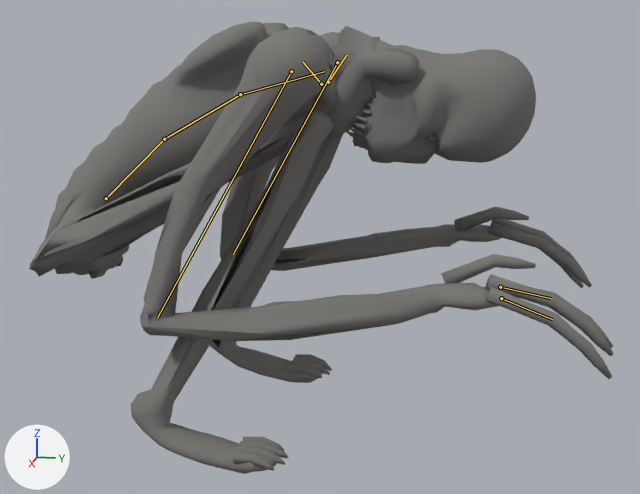
A saved change to the glTF model content/art/models/lodger.glb.
Camera for both pictures: a camera (50 mm lens) standing at (1.477, 0.593, 0.708) and looking at (0.003, 0.299, 0.339). The lights are fixed; the arrows at lower left show +X, +Y and +Z. The older version comes first. Both versions are drawn at frame 17 of the action 'hidden'; the numbers are the values there. The bones that change are drawn over the model as lines.

Names of what the first picture shows: 'body', 'fine', 'jaw'.
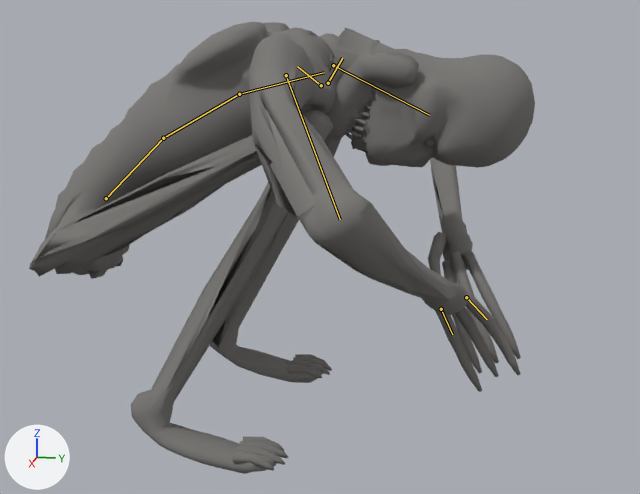
Boxes (x1, y1, x2, y2) around the edits, measured in the pictures (640 x 494 px):
'body', posed
    before: (29, 22, 536, 474)
    after: (29, 22, 535, 474)
'fine', posed (24% narrower)
    before: (232, 96, 614, 471)
    after: (232, 98, 521, 471)
'jaw', posed
    before: (326, 37, 419, 138)
    after: (326, 40, 419, 141)
bone 'spine_01', root to tip
    before: (106, 198) to (164, 139)
    after: (106, 198) to (163, 138)
bone 'spine_02', root to tip
    before: (164, 139) to (240, 94)
    after: (163, 138) to (239, 94)
bone 'spine_03', root to tip
    before: (240, 94) to (324, 71)
    after: (239, 94) to (324, 72)
bone 'clavicle_r', root to tip
    before: (321, 84) to (303, 62)
    after: (321, 85) to (297, 66)
bone 'upperarm_r', root to tip
    before: (291, 71) to (157, 317)
    after: (286, 75) to (340, 219)
bone 'finger_a_r_01', root to tip
    before: (500, 287) to (551, 298)
    after: (441, 309) to (452, 334)
bone 'finger_c_r_01', root to tip
    before: (501, 298) to (552, 319)
    after: (466, 297) to (487, 319)
bone 'clavicle_l', root to tip
    before: (328, 82) to (346, 55)
    after: (328, 83) to (342, 58)
bone 'upperarm_l', root to tip
    before: (337, 62) to (233, 254)
    after: (333, 65) to (429, 115)

The edits, one by one:
Bone 'spine_01' (bone_spine_01) turns from (-19, 0, 0) to (-18, 0, 0) degrees about its own x, y and z.
Bone 'spine_02' (bone_spine_02) turns from (-10, 0, 0) to (-11, 0, 0) degrees about its own x, y and z.
Bone 'spine_03' (bone_spine_03) turns from (-7, 0, 0) to (-8, 0, 0) degrees about its own x, y and z.
Bone 'clavicle_r' (bone_clavicle_r) turns from (4, 1, 0) to (1, 0, 0) degrees about its own x, y and z.
Bone 'upperarm_r' (bone_upperarm_r) turns from (34, -3, 10) to (31, 13, -88) degrees about its own x, y and z.
Bone 'finger_a_r_01' (bone_finger_a_r_01) turns from (-21, 3, 2) to (-23, 3, 2) degrees about its own x, y and z.
Bone 'finger_c_r_01' (bone_finger_c_r_01) turns from (-26, -3, -2) to (-23, -3, -2) degrees about its own x, y and z.
Bone 'clavicle_l' (bone_clavicle_l) turns from (4, -1, 0) to (1, 0, 0) degrees about its own x, y and z.
Bone 'upperarm_l' (bone_upperarm_l) turns from (34, 3, -10) to (31, -13, 88) degrees about its own x, y and z.
